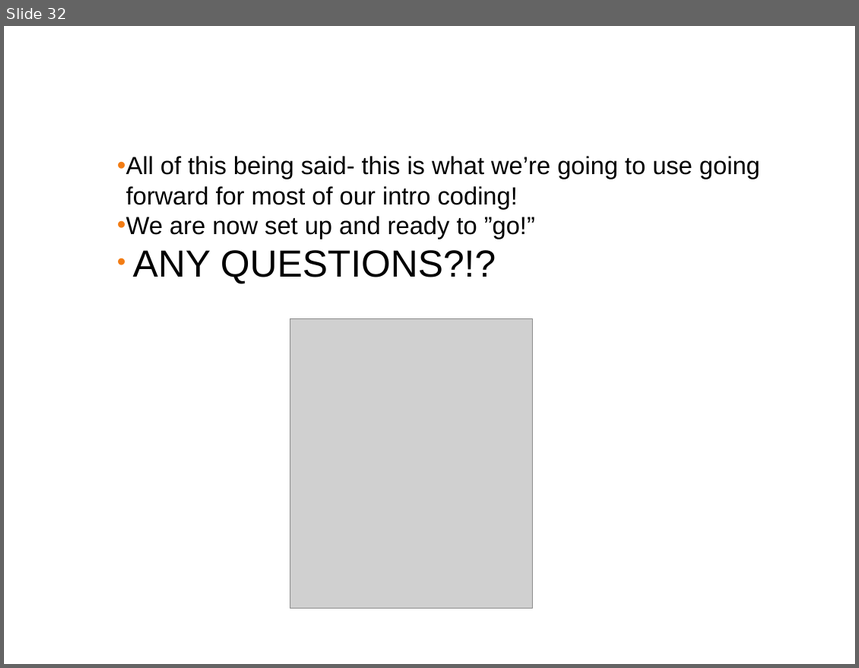
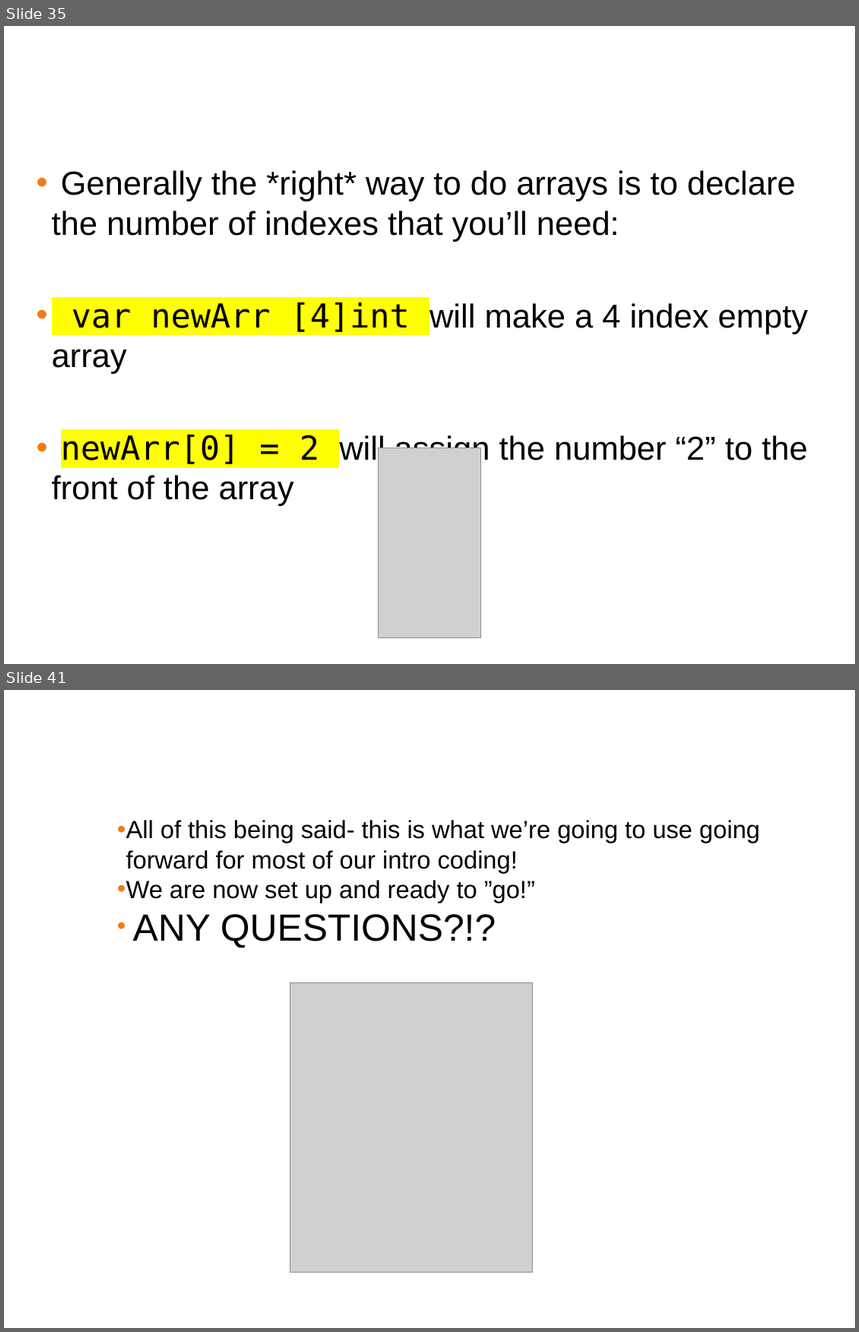
Before and after one commit to ferninphilly/golang_vmware, a slide deck: Module_Two/presentations/module_2_presentation.pptx. Shown one above the other, each under a label of ours: slide 32 before the commit, slides 35 and 41 after it; the slides between them are not shown. The pictures are 859x668 and 859x1332 pixels, drawn with LibreOffice and Linux fonts; fonts in the diff are those of the drawing; grey boxes stand for pictures; background and template pictures are left out. Boxes give left, top, right and bottom in pixels: in the first picture for what was removed or moved away, otherwise in the second. Text is boxed around its words. In the diff, an @@ line names an element or a change of style, - is before the commit and + after.

```diff
--- a/Module_Two/presentations/module_2_presentation.pptx
+++ b/Module_Two/presentations/module_2_presentation.pptx
@@ slide 35 added at <box>4,26,855,664</box>, background #FFFFFF @@
@@ title added at <box>11,40,848,103</box>, 38 pt, text #FFFFFF @@
+Arrays in GO
@@ text added at <box>52,170,808,506</box>, 28 pt, text #000000 @@
+• Generally the *right* way to do arrays is to declare the number of indexes that you’ll need:
+• var newArr [4]int will make a 4 index empty array
+• newArr[0] = 2 will assign the number “2” to the front of the array
@@ picture added at <box>379,449,481,639</box> @@
@@ what was slide 32 is now slide 41 @@
```
Also in this commit, not shown: 8 other slides added, 1 other file.
